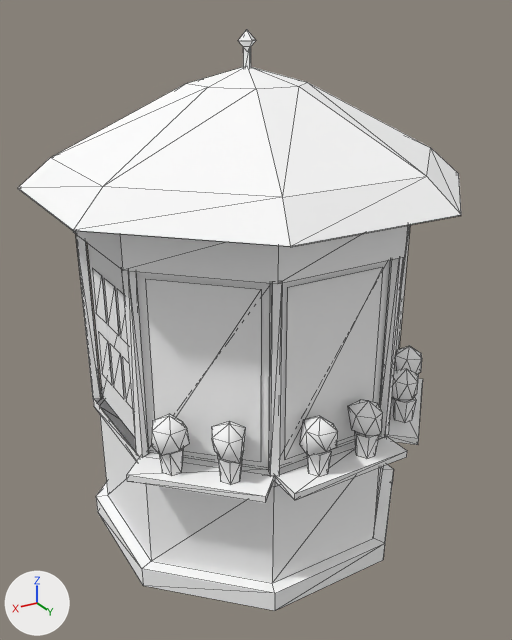
The glTF model games/yorimichi/assets/belmonte/meshes/SM_BM_BP_Kiosk.glb, before and after one commit.
Rendered twice from a 50 mm camera at (2.57, 4.4, 3.87) aimed at (-0.01, 0.1, 1.72). The axes (+X, +Y, +Z) are drawn at lower left. The lights are the same throughout. The first picture is the older version. Mesh edges are drawn as thin lines. Vertices at exactly the same position are counted once.

The scene before the commit, as lines of its bpy script (objects in view):
```python
me_sm_bp_kiosk = bpy.data.meshes.new('SM_BP_Kiosk')
me_sm_bp_kiosk.from_pydata(...)  # 511 vertices, 586 faces; spans x -1.48..1.48, y -1.48..1.48, z 0.0..3.79
# faces by material slot: [24, 36, 526]
me_sm_bp_kiosk.materials.append(mat_bm_000_m_ashlar_041)
me_sm_bp_kiosk.materials.append(mat_bm_001_m_wood_005)
me_sm_bp_kiosk.materials.append(mat_bm_002_m_vcol_004)
ob_sm_bm_bp_kiosk = bpy.data.objects.new('SM_BM_BP_Kiosk', me_sm_bp_kiosk)
ob_sm_bm_bp_kiosk.location = (0.0, 0.0, 0.0)
```
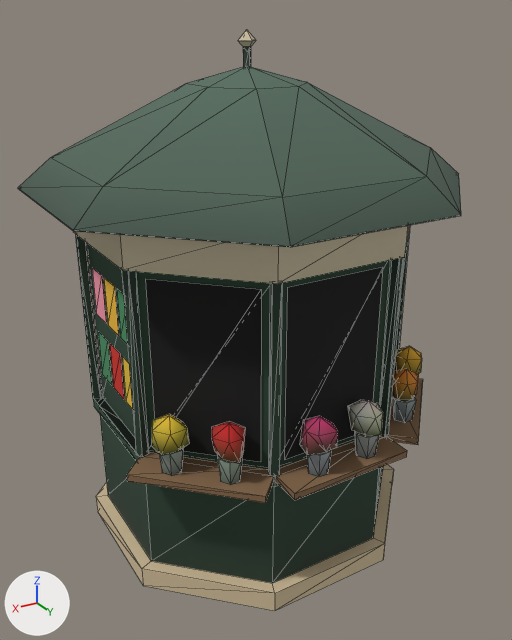
What differs and where, as boxes (x1, y1, x2, y2) in the pictures (512 x 640 px):
part 1 of me_sm_bp_kiosk, recoloured (darker): (18, 47, 461, 583) in both
part 2 of me_sm_bp_kiosk, recoloured: (169, 357, 416, 477) in both
part 3 of me_sm_bp_kiosk, recoloured (darker): (51, 67, 431, 503) in both
part 4 of me_sm_bp_kiosk, recoloured: (92, 268, 422, 455) in both
part 5 of me_sm_bp_kiosk, recoloured: (73, 30, 410, 611) in both

Patch to the scene script:
```diff
--- a/games/yorimichi/assets/belmonte/meshes/SM_BM_BP_Kiosk.glb.py
+++ b/games/yorimichi/assets/belmonte/meshes/SM_BM_BP_Kiosk.glb.py
@@ me_sm_bp_kiosk @@
 me_sm_bp_kiosk.from_pydata(...)  # 511 vertices, 586 faces; spans x -1.48..1.48, y -1.48..1.48, z 0.0..3.79
 # used by ob_sm_bm_bp_kiosk; location = (0.0, 0.0, 0.0)
+# me_sm_bp_kiosk part 1: 201 faces centred in x -1.4..1.4, y -1.4..1.4, z 0.45..3.62 are repainted in the vertex colours; the middle colour goes from white #ffffff to dark green #2d442c
+# me_sm_bp_kiosk part 2: 100 faces centred in x -1.06..1.08, y 0.63..1.29, z 1.16..1.41 are repainted in the vertex colours; the middle colour goes from white #ffffff to grey #8f9a96
+# me_sm_bp_kiosk part 3: 152 faces centred in x -1.23..1.23, y -1.09..1.37, z 1.05..3.49 are repainted in the vertex colours; the middle colour goes from white #ffffff to brown #856749
+# me_sm_bp_kiosk part 4: 66 faces centred in x -1.11..1.13, y -1.09..1.34, z 1.35..2.09 are repainted in the vertex colours; the middle colour goes from white #ffffff to orange #e79f33
+# me_sm_bp_kiosk part 5: 67 faces centred in x -1.2..1.2, y -1.2..1.32, z 0.05..3.74 are repainted in the vertex colours; the middle colour goes from white #ffffff to beige #d3c3a5
 me_sm_bp_kiosk.materials.append(mat_bm_000_m_ashlar_041)
```
